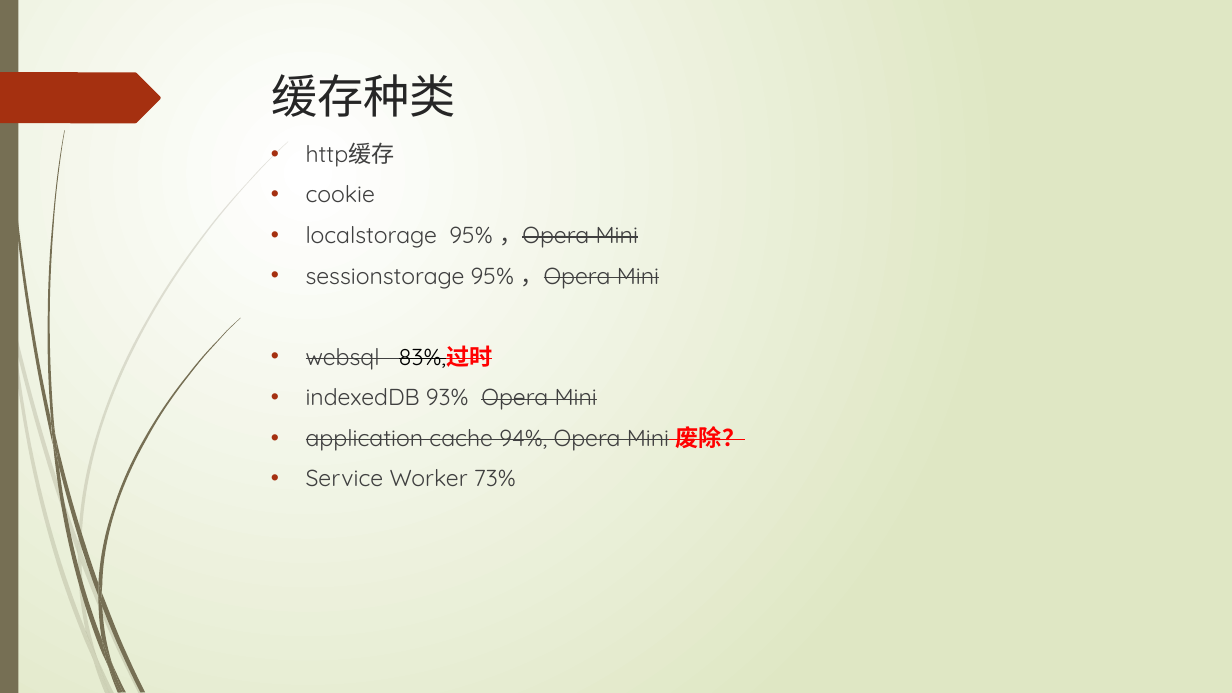
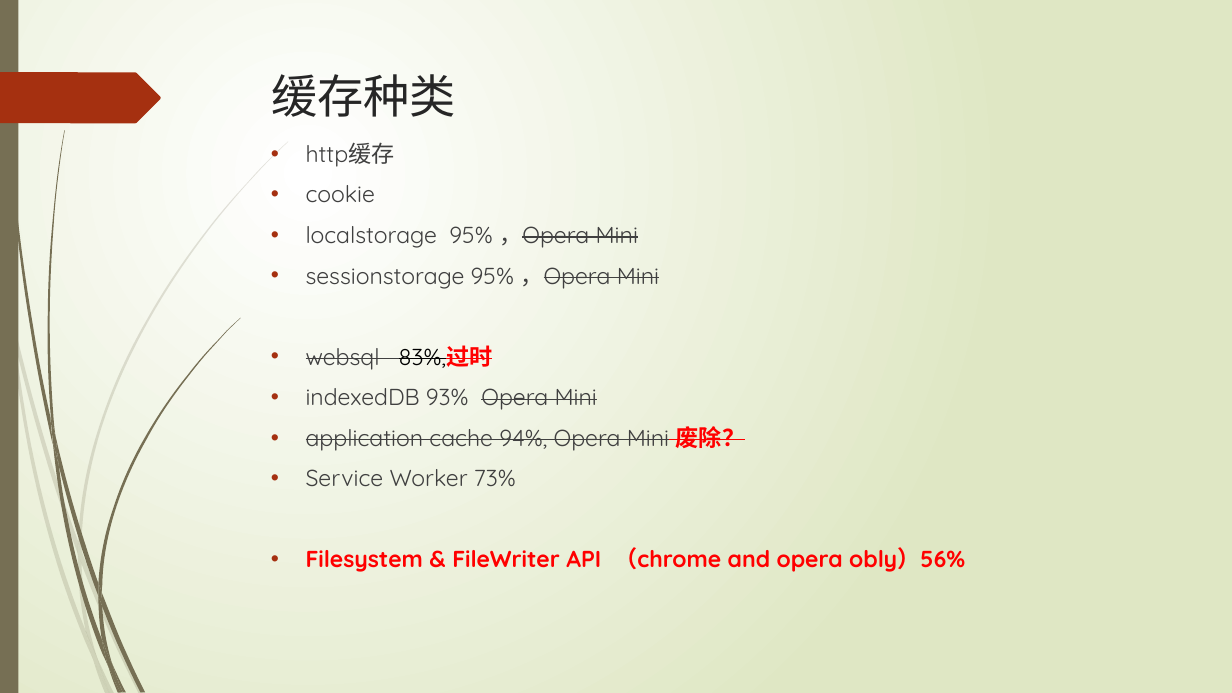
Before and after one commit to xiangwenhu/FileSystem, a slide deck: slide 2 of docs/浏览器大型文件存储.pptx. Drawn at 1232x693 pixels with LibreOffice and Linux fonts; fonts in the diff are those of the drawing. Boxes give left, top, right and bottom in pixels: in the first picture for what was removed or moved away, otherwise in the second. Text is boxed around its words. In the diff, an @@ line names an element or a change of style, - is before the commit and + after.

```diff
--- a/docs/浏览器大型文件存储.pptx
+++ b/docs/浏览器大型文件存储.pptx
@@ text at (306, 547, 965, 572): paragraph added @@
+• Filesystem & FileWriter API （chrome and opera obly）56%
```
Also in this commit, not shown: 5 other slides changed, 1 slide added.
